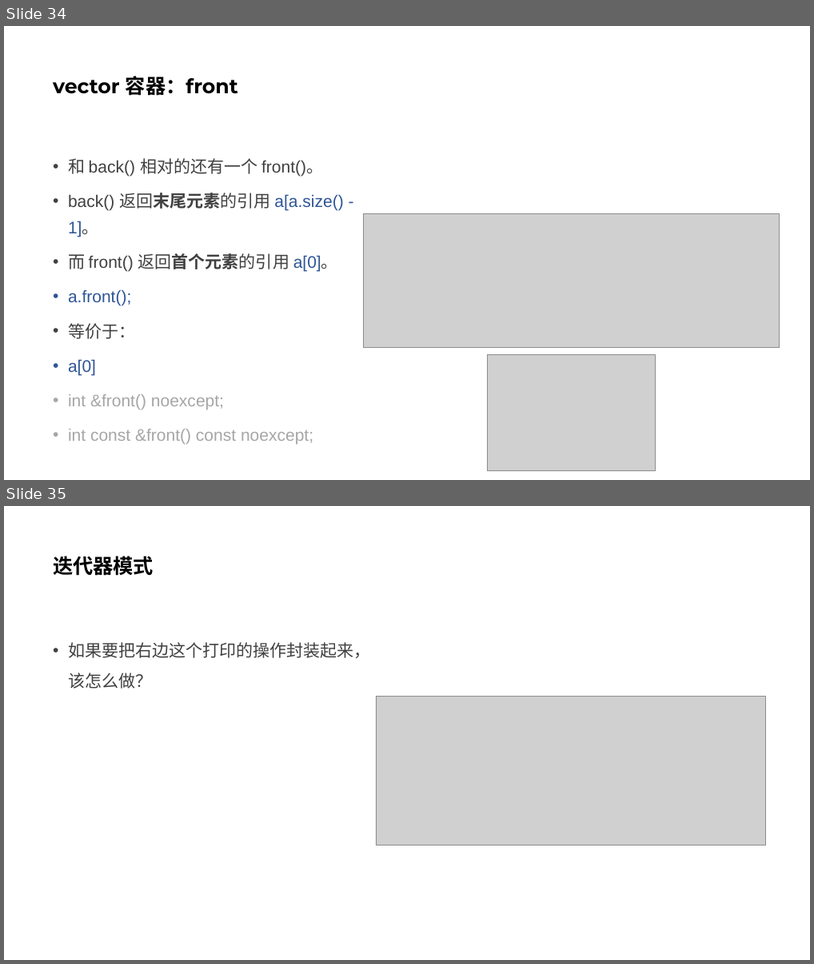
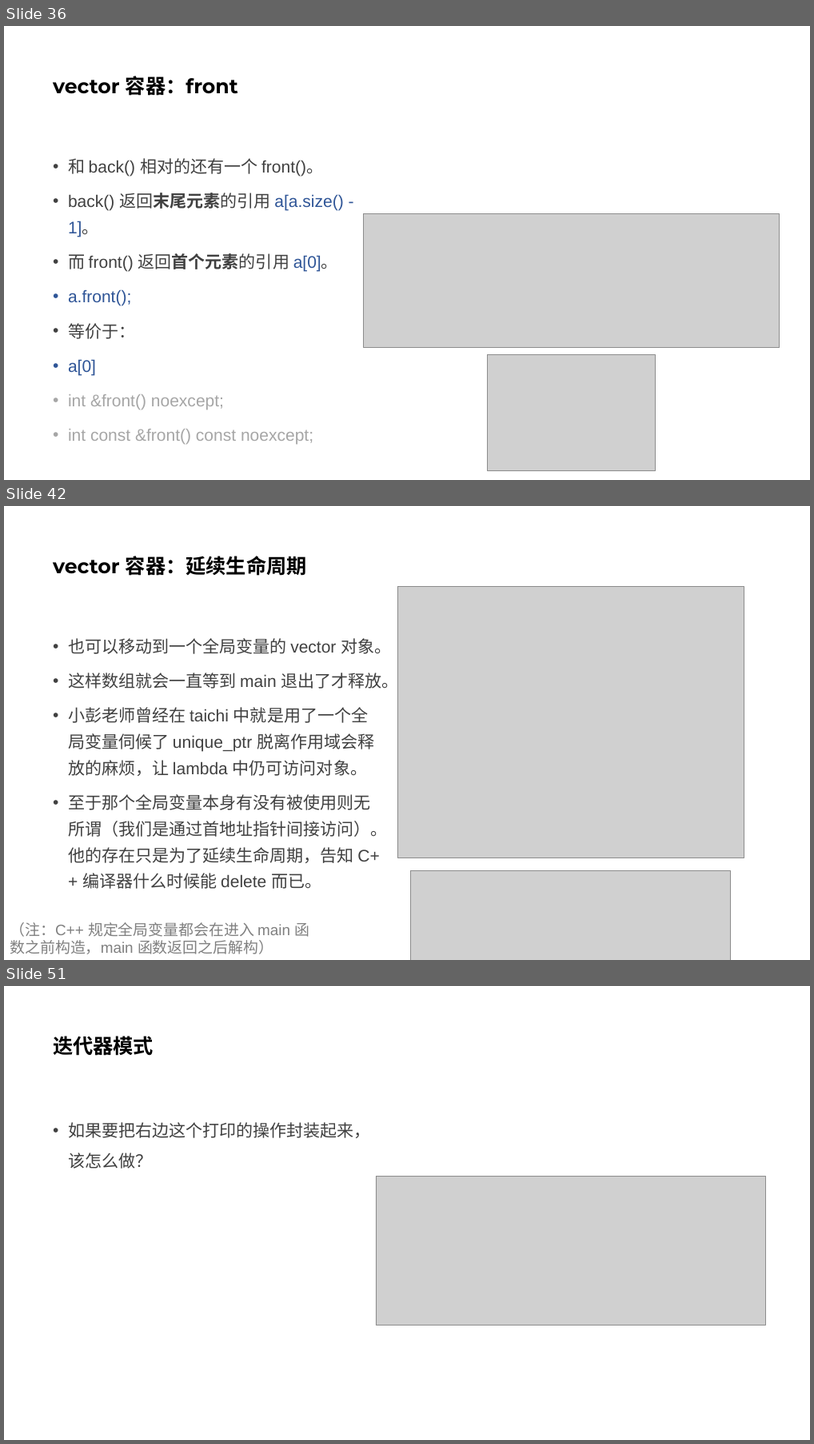
Before and after one commit to parallel101/course, a slide deck: 13/slides.pptx. Shown one above the other, each under a label of ours: slides 34 and 35 before the commit, slides 36, 42 and 51 after it; the slides between them are not shown. The pictures are 814x964 and 814x1444 pixels, drawn with LibreOffice and Linux fonts; fonts in the diff are those of the drawing; grey boxes stand for pictures. Boxes give left, top, right and bottom in pixels: in the first picture for what was removed or moved away, otherwise in the second. Text is boxed around its words. In the diff, an @@ line names an element or a change of style, - is before the commit and + after.

```diff
--- a/13/slides.pptx
+++ b/13/slides.pptx
@@ slide 42 added at (4,506,810,960), background #FFFFFF @@
@@ title added at (53,556,307,576), 24 pt, text #000000, bold @@
+vector 容器：延续生命周期
@@ picture added at (398,587,745,857) @@
@@ text added at (68,638,399,888), 20 pt, text #404040 @@
+• 也可以移动到一个全局变量的 vector 对象。
+• 这样数组就会一直等到 main 退出了才释放。
+• 小彭老师曾经在 taichi 中就是用了一个全局变量伺候了 unique_ptr 脱离作用域会释放的麻烦，让 lambda 中仍可访问对象。
+• 至于那个全局变量本身有没有被使用则无所谓（我们是通过首地址指针间接访问）。他的存在只是为了延续生命周期，告知 C++ 编译器什么时候能 delete 而已。
@@ picture added at (411,871,731,960) @@
@@ text added at (10,922,310,954), 18 pt, text #808080 @@
+（注：C++ 规定全局变量都会在进入 main 函数之前构造，main 函数返回之后解构）
@@ what was slide 34 is now slide 36 @@
@@ what was slide 35 is now slide 51 @@
```
Also in this commit, not shown: 3 slides changed, 15 other slides added, 11 other files.
